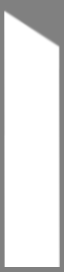
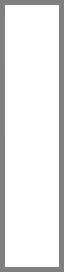
Layers edited between the first and the second 64 × 272 image:
painted on "Rectangle 1" (1st of 2) over [4, 5, 60, 267]
